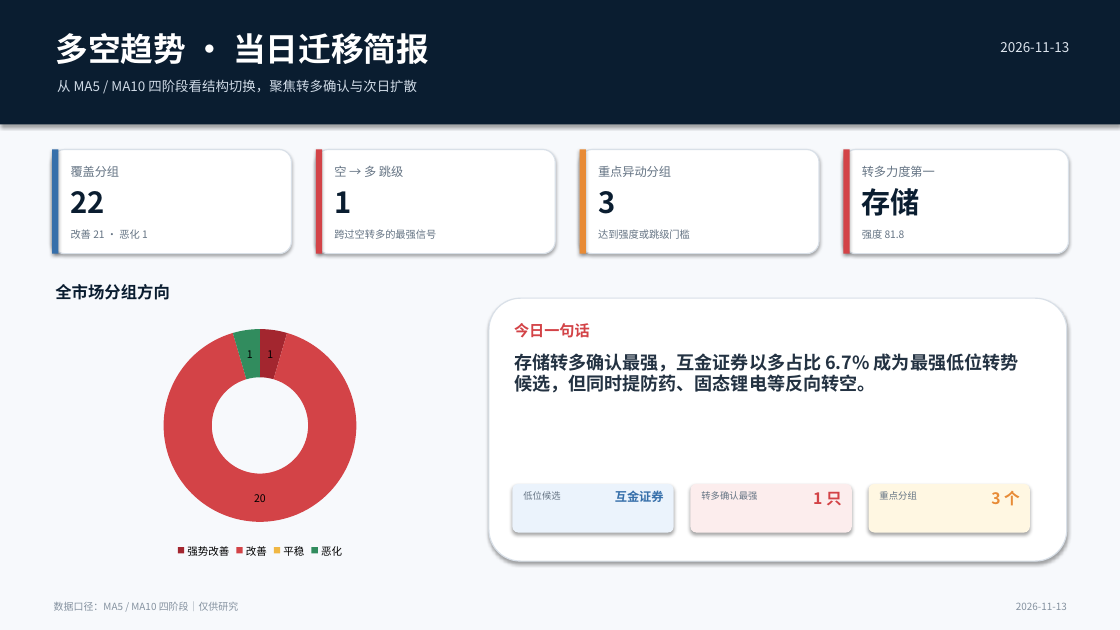
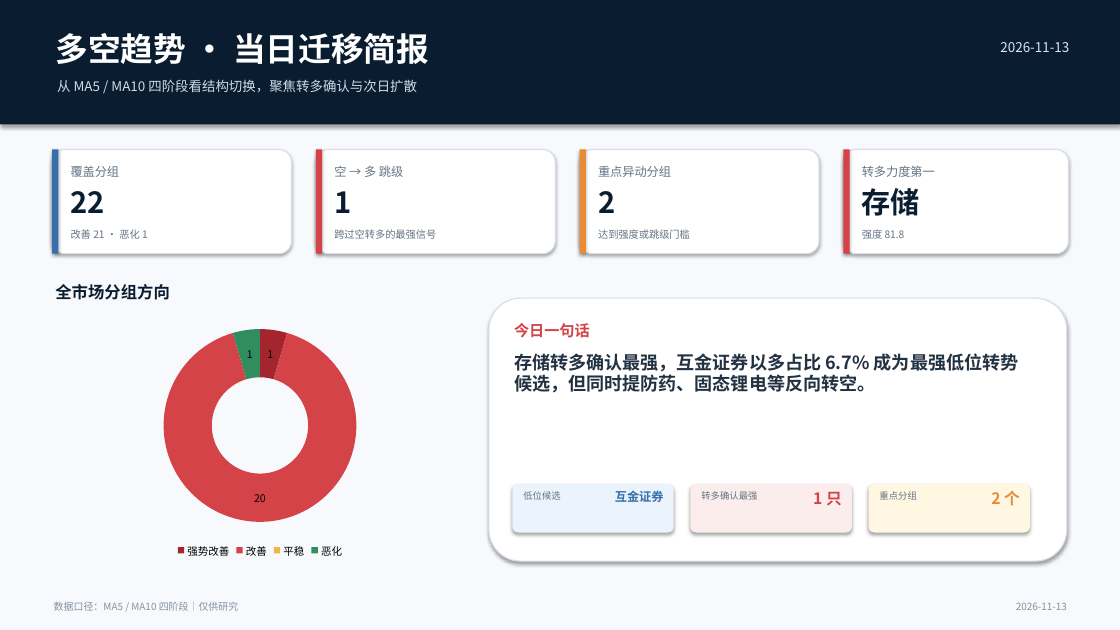
Before and after one commit to nancybhc/a-share-blast-lab, a slide deck: slide 1 of assets/多空阶段简报_2026-11-13.pptx. Drawn at 1120x630 pixels with LibreOffice and Linux fonts; fonts in the diff are those of the drawing. Boxes give left, top, right and bottom in pixels: in the first picture for what was removed or moved away, otherwise in the second. Text is boxed around its words. In the diff, an @@ line names an element or a change of style, - is before the commit and + after.

```diff
--- a/assets/多空阶段简报_2026-11-13.pptx
+++ b/assets/多空阶段简报_2026-11-13.pptx
@@ text at (598,191,615,213): text changed @@
-3
+2
@@ text at (991,491,1020,506): text changed @@
-3 个
+2 个
```
Also in this commit, not shown: 3 other slides changed, 8 other files.
